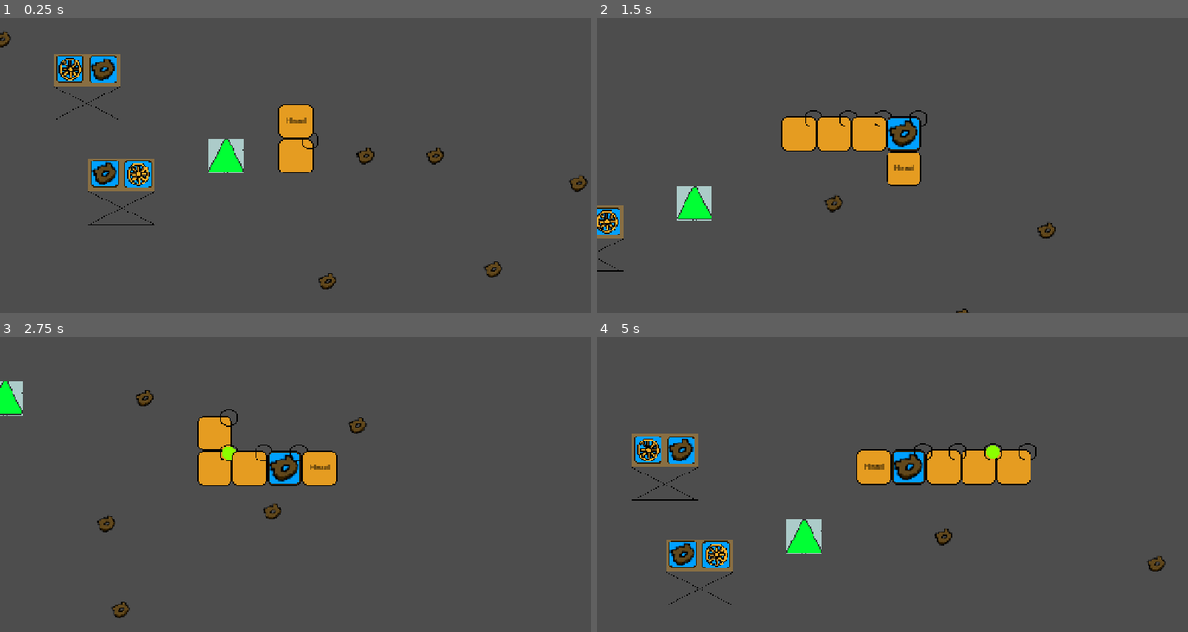
Above: before the commit, frames 1-4 (two rows, left to right).
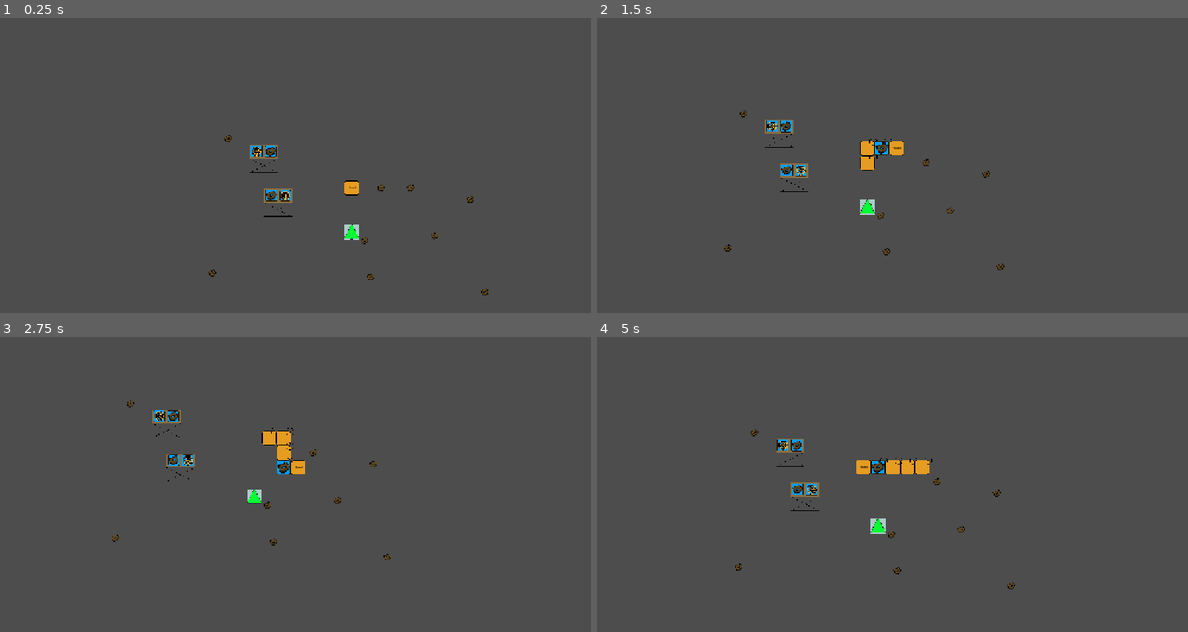
Above: after the commit, the same moments.

Repository: batgnome/gear-worm
Game: Godot game, scene res://main.tscn
Same seed, same stepped clock (60 frames per second), same inputs: the game is played once before the commit and once after it.
Inputs (mouse positions are in pixels of both pictures, inside the frame that each line leads up to):
- Up to frame 1 (0.25 s): no input
- Up to frame 2 (1.5 s): move the mouse to (904, 138) at 0.52 s; hold D (RIGHT) 0.53-1.28 s; click (904, 138) at 0.6 s; move the mouse to (874, 133) at 1.27 s; hold S (DOWN) from 1.28 s (still down); click (874, 133) at 1.35 s
- Up to frame 3 (2.75 s): move the mouse to (313, 363) at 2.02 s; release S (DOWN) at 2.03 s; hold D (RIGHT) from 2.03 s (still down); click (313, 363) at 2.1 s
- Up to frame 4 (5 s): move the mouse to (827, 416) at 2.77 s; release D (RIGHT) at 2.78 s; hold W (UP) 2.78-3.53 s; click (827, 416) at 2.85 s; move the mouse to (1069, 516) at 3.52 s; hold A (LEFT) from 3.53 s (still down); click (1069, 516) at 3.6 s; tap Escape (ESCAPE, bound only after the commit) at 4.15 s; move the mouse to (715, 416) at 4.27 s; click (715, 416) at 4.35 s

The runs differ from the first frame. In frame 1, 6.3% of the frame differs, in the area x 0-100%, y 4-94%; in frame 2, 5.8%; in frame 3, 5.5%; in frame 4, 7.8%, in the area x 5-97%, y 31-91%.
Error before the commit: Invalid assignment of index '0' (on base: 'Array') with value of type 'float'. (res://direction_change.gd:7)

Commit message:
working on direction tile

Diff:
--- a/direction_change.gd
+++ b/direction_change.gd
@@ -1,18 +1,20 @@
 extends Node2D
-
-var pos_cell =[]
-
+var pos_cell
+var active = false
 var Dir = Vector2.UP
 func _ready():
-	pos_cell[0] = position.x/32
-	pos_cell[1] = position.y/32
-	print(pos_cell)
+	pos_cell = global_position/32
+	#print(pos_cell)
 
 
 # Called every frame. 'delta' is the elapsed time since the previous frame.
 func _process(delta):
-	pass
-
+	if active and not $Area2D.visible:
+		$Area2D.visible =true
+	#else:
+		#position = get_global_mouse_position()
+	if Input.is_action_just_pressed("MOUSE_LEFT"):
+		active = false
 
 func get_direction():
 	return Dir
--- a/direction_change.tscn
+++ b/direction_change.tscn
@@ -13,6 +13,7 @@
 texture = ExtResource("1_ukllc")
 
 [node name="Area2D" type="Area2D" parent="."]
+visible = false
 
 [node name="CollisionShape2D" type="CollisionShape2D" parent="Area2D"]
 shape = SubResource("RectangleShape2D_g6cly")
--- /dev/null
+++ b/main.gd
@@ -0,0 +1,11 @@
+extends Node2D
+var focus
+
+func _ready() -> void:
+	focus = $Snake
+
+func _process(delta: float) -> void:
+	if focus:
+		$Focus.position = focus.position
+	if Input.is_action_just_pressed("ESCAPE"):
+		focus = null
--- a/main.tscn
+++ b/main.tscn
@@ -1,5 +1,6 @@
-[gd_scene load_steps=7 format=3 uid="uid://c7jxoje1fy7ub"]
+[gd_scene load_steps=8 format=3 uid="uid://c7jxoje1fy7ub"]
 
+[ext_resource type="Script" uid="uid://bdefv7yidaijo" path="res://main.gd" id="1_272bh"]
 [ext_resource type="PackedScene" uid="uid://umu71d3plxel" path="res://snake.tscn" id="1_v5jh3"]
 [ext_resource type="PackedScene" uid="uid://c6srav1oxggy2" path="res://object.tscn" id="2_812kd"]
 [ext_resource type="PackedScene" uid="uid://cfbuxldwha6y7" path="res://factory.tscn" id="3_i3g8k"]
@@ -8,6 +9,7 @@
 [ext_resource type="PackedScene" uid="uid://dep16lhaao1us" path="res://direction_change.tscn" id="6_u6b3p"]
 
 [node name="Main" type="Node2D"]
+script = ExtResource("1_272bh")
 
 [node name="Snake" parent="." instance=ExtResource("1_v5jh3")]
 position = Vector2(448, 320)
@@ -48,4 +50,7 @@
 output_type = ExtResource("5_oap3e")
 
 [node name="direction_change" parent="." instance=ExtResource("6_u6b3p")]
-position = Vector2(384, 320)
+position = Vector2(448, 416)
+
+[node name="Focus" type="Camera2D" parent="."]
+position_smoothing_enabled = true
--- a/project.godot
+++ b/project.godot
@@ -12,7 +12,7 @@
 
 config/name="Gear Worm"
 run/main_scene="res://main.tscn"
-config/features=PackedStringArray("4.2", "GL Compatibility")
+config/features=PackedStringArray("4.4", "GL Compatibility")
 config/icon="res://icon.svg"
 
 [display]
@@ -26,22 +26,32 @@
 
 DOWN={
 "deadzone": 0.5,
-"events": [Object(InputEventKey,"resource_local_to_scene":fa …(172 unchanged characters)… eycode":83,"key_label":0,"unicode":115,"echo":false,"script":null)
+"events": [Object(InputEventKey,"resource_local_to_scene":fa …(172 unchanged characters)… eycode":83,"key_label":0,"unicode":115,"location":0,"echo":false,"script":null)
 ]
 }
 UP={
 "deadzone": 0.5,
-"events": [Object(InputEventKey,"resource_local_to_scene":fa …(172 unchanged characters)… eycode":87,"key_label":0,"unicode":119,"echo":false,"script":null)
+"events": [Object(InputEventKey,"resource_local_to_scene":fa …(172 unchanged characters)… eycode":87,"key_label":0,"unicode":119,"location":0,"echo":false,"script":null)
 ]
 }
 LEFT={
 "deadzone": 0.5,
-"events": [Object(InputEventKey,"resource_local_to_scene":fa …(171 unchanged characters)… keycode":65,"key_label":0,"unicode":97,"echo":false,"script":null)
+"events": [Object(InputEventKey,"resource_local_to_scene":fa …(171 unchanged characters)… keycode":65,"key_label":0,"unicode":97,"location":0,"echo":false,"script":null)
 ]
 }
 RIGHT={
 "deadzone": 0.5,
-"events": [Object(InputEventKey,"resource_local_to_scene":fa …(172 unchanged characters)… eycode":68,"key_label":0,"unicode":100,"echo":false,"script":null)
+"events": [Object(InputEventKey,"resource_local_to_scene":fa …(172 unchanged characters)… eycode":68,"key_label":0,"unicode":100,"location":0,"echo":false,"script":null)
+]
+}
+MOUSE_LEFT={
+"deadzone": 0.2,
+"events": [Object(InputEventMouseButton,"resource_local_to_scene":false,"resource_name":"","device":-1,"window_id":0,"alt_pressed":false,"shift_pressed":false,"ctrl_pressed":false,"meta_pressed":false,"button_mask":0,"position":Vector2(0, 0),"global_position":Vector2(0, 0),"factor":1.0,"button_index":1,"canceled":false,"pressed":false,"double_click":false,"script":null)
+]
+}
+ESCAPE={
+"deadzone": 0.2,
+"events": [Object(InputEventKey,"resource_local_to_scene":false,"resource_name":"","device":-1,"window_id":0,"alt_pressed":false,"shift_pressed":false,"ctrl_pressed":false,"meta_pressed":false,"pressed":false,"keycode":0,"physical_keycode":4194305,"key_label":0,"unicode":0,"location":0,"echo":false,"script":null)
 ]
 }
 
--- a/snake.gd
+++ b/snake.gd
@@ -3,17 +3,16 @@
 @onready var tail = preload("res://tail.tscn")
 var tails = []
 var direction = Vector2.UP
-var history = []      # past head positions, newest at the front
-#var spacing = 8      # frames of delay between each segment
-var speed = 1
+var history = []
 var object_storage = []
 const GRID = 32                  # cell size — was your segment_gap
-var step_time = 0.2       # seconds per cell (lower = faster)
+var step_time = 0.4      # seconds per cell (lower = faster)
 var step_accum = 0.0
 var forward = true
 var first_move = true
 var current_tails = 0
 var max_tails = 4
+var pos_cell
 func _ready():
 	pass
 	#
@@ -46,6 +45,8 @@
 	if Input.is_action_just_pressed("RIGHT"):
 		direction = Vector2.RIGHT
 		$ahead.rotation = PI/2
+	if Input.is_action_just_pressed("MOUSE_LEFT") and inHead:
+		get_parent().focus = self
 	match direction:
 		Vector2.RIGHT:
 			$ahead.rotation = PI/2
@@ -64,9 +65,14 @@
 	else:
 		step_accum = 0
 
+func check_position():
+	if global_position/32:
+		pass
 func step():
 	history.push_front(global_position)
 	position += direction * GRID
+	pos_cell = global_position/32
+	#print(pos_cell)
 	if current_tails < max_tails:
 		add_tails(history[0])
 	for index in tails.size():
@@ -80,7 +86,7 @@
 	return true
 
 func add_object(object):
-	print(object_storage)
+	#print(object_storage)
 	for i in range(object_storage.size()):
 		if object_storage[i] ==null:
 			object_storage[i] = object.get_type()
@@ -102,6 +108,21 @@
 
 
 func _on_area_2d_area_shape_entered(area_rid, area, area_shape_index, local_shape_index):
+	pass
+
+func _on_area_2d_area_shape_exited(area_rid: RID, area: Area2D, area_shape_index: int, local_shape_index: int) -> void:
 	var parent = area.get_parent()
-	if parent.name == "direction_change":
-		direction = parent.get_direction();
+
+	if parent.name == "direction_change" :
+		#print((global_position/32).round(),",",(parent.global_position/32).round())
+		print("my position = ", global_position/32, " thier position = ", parent.global_position/32)
+		#direction = parent.get_direction();
+
+var inHead = false
+func _on_area_2d_mouse_entered() -> void:
+	inHead = true
+
+
+
+func _on_area_2d_mouse_exited() -> void:
+	inHead = false
--- a/snake.tscn
+++ b/snake.tscn
@@ -19,9 +19,11 @@
 shape = SubResource("RectangleShape2D_opfue")
 
 [node name="ahead" type="Area2D" parent="."]
+visible = false
 angular_damp_space_override = 1
 
 [node name="CollisionShape2D" type="CollisionShape2D" parent="ahead"]
+visible = false
 position = Vector2(0, -34)
 shape = SubResource("RectangleShape2D_opfue")
 
@@ -38,12 +40,9 @@
 "
 label_settings = SubResource("LabelSettings_eplm1")
 
-[node name="Camera2D" type="Camera2D" parent="."]
-visible = false
-zoom = Vector2(2.375, 2.375)
-position_smoothing_enabled = true
-
 [connection signal="area_shape_entered" from="Area2D" to="." method="_on_area_2d_area_shape_entered"]
 [connection signal="area_shape_exited" from="Area2D" to="." method="_on_area_2d_area_shape_exited"]
+[connection signal="mouse_entered" from="Area2D" to="." method="_on_area_2d_mouse_entered"]
+[connection signal="mouse_exited" from="Area2D" to="." method="_on_area_2d_mouse_exited"]
 [connection signal="area_shape_entered" from="ahead" to="." method="_on_ahead_area_shape_entered"]
 [connection signal="area_shape_exited" from="ahead" to="." method="_on_ahead_area_shape_exited"]
Not shown: 1 places in Gear.tres that only renumber resources
Not shown, added: ItemType.gd.uid
Not shown: 1 places in Wheel.tres that only renumber resources
Not shown, added: direction_change.gd.uid
Not shown: 1 places in direction_change.tscn that only renumber resources
Not shown, added: factory.gd.uid
Not shown: 1 places in factory.tscn that only renumber resources
Not shown, added: main.gd.uid
Not shown, added: object.gd.uid
Not shown: 1 places in object.tscn that only renumber resources
Not shown, added: snake.gd.uid
Not shown: 1 places in snake.tscn that only renumber resources
(and 3 more such lines)
